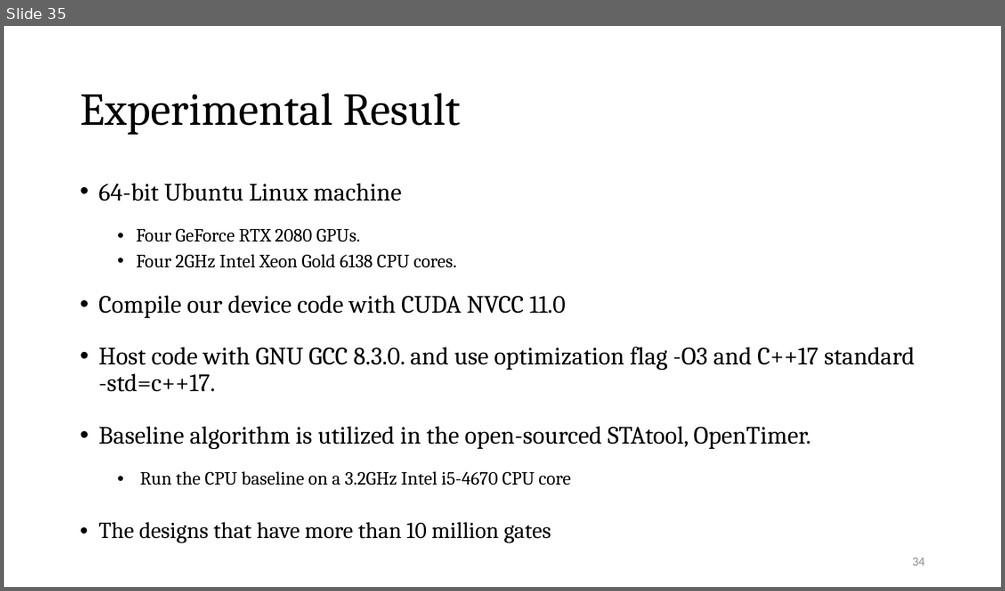
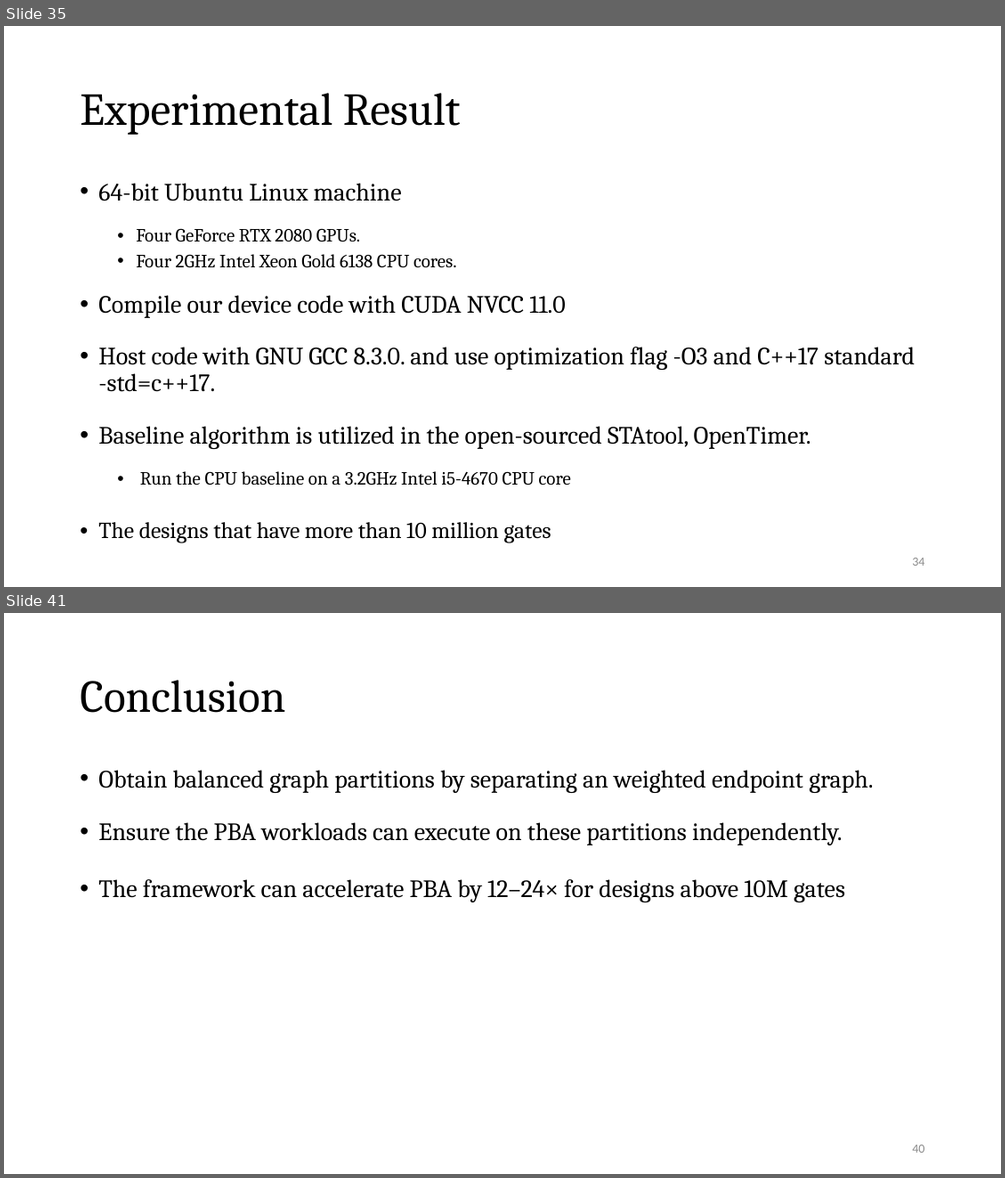
Before and after one commit to Pacific-Feng-Studuies/Studied-Papers, a slide deck: GM/Partition/Fast STA Graph Partitioning Framework for Multi-GPU Acceleration/Fast STA Graph Partitioning Framework for Multi-GPU Acceleration.pptx. Shown one above the other, each under a label of ours: slide 35 before the commit, slides 35 and 41 after it; the slides between them are not shown. The pictures are 1005x591 and 1005x1178 pixels, drawn with LibreOffice and Linux fonts; fonts in the diff are those of the drawing. Boxes give left, top, right and bottom in pixels: in the first picture for what was removed or moved away, otherwise in the second. Text is boxed around its words. In the diff, an @@ line names an element or a change of style, - is before the commit and + after.

```diff
--- a/GM/Partition/Fast STA Graph Partitioning Framework for Multi-GPU Acceleration/Fast STA Graph Partitioning Framework for Multi-GPU Acceleration.pptx
+++ b/GM/Partition/Fast STA Graph Partitioning Framework for Multi-GPU Acceleration/Fast STA Graph Partitioning Framework for Multi-GPU Acceleration.pptx
@@ slide 41 added at (4,613,1001,1174), background #FFFFFF @@
@@ title added at (80,680,285,713), 44 pt, text #000000 @@
+Conclusion
@@ text added at (98,770,873,902), 24 pt, text #000000 @@
+• Obtain balanced graph partitions by separating an weighted endpoint graph.
+• Ensure the PBA workloads can execute on these partitions independently.
+• The framework can accelerate PBA by 12–24× for designs above 10M gates
@@ page number added at (912,1144,924,1152), 12 pt, text #8C8C8C @@
+40
```
Also in this commit, not shown: 7 slides changed, 5 other slides added, 1 other file.
